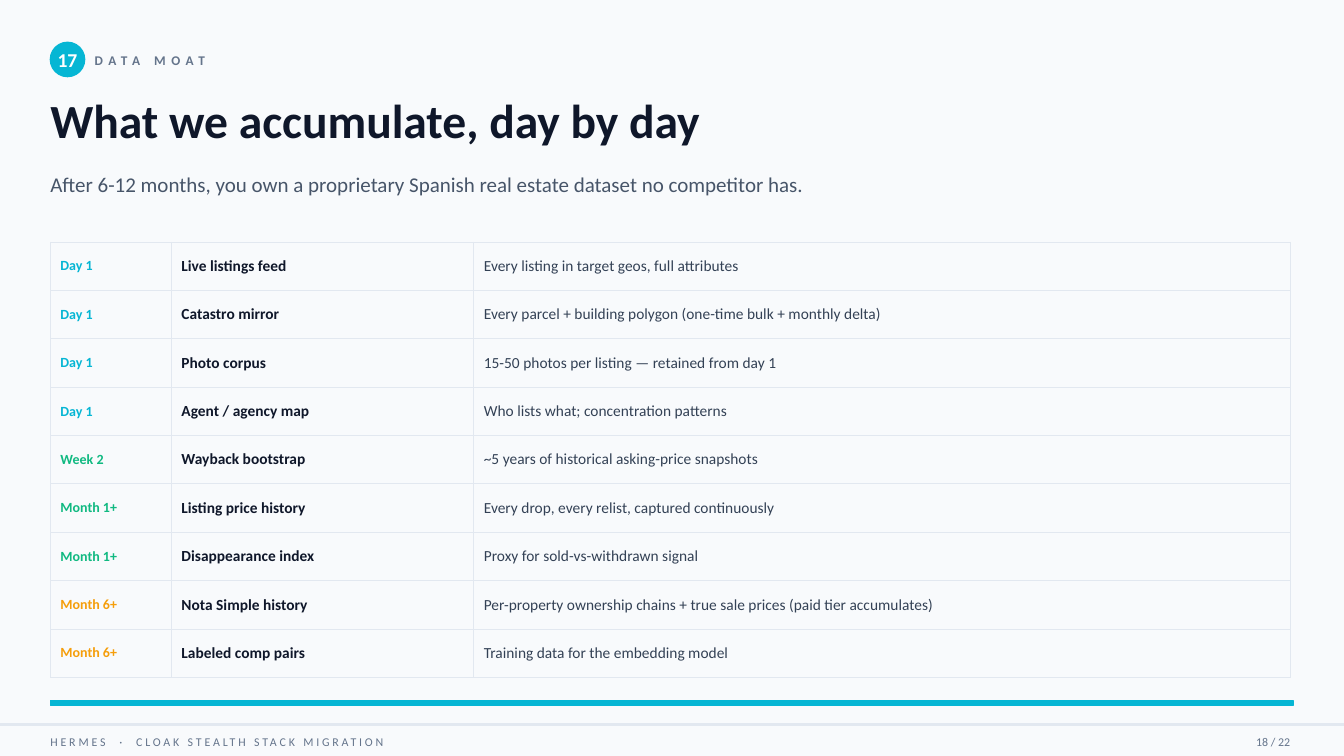
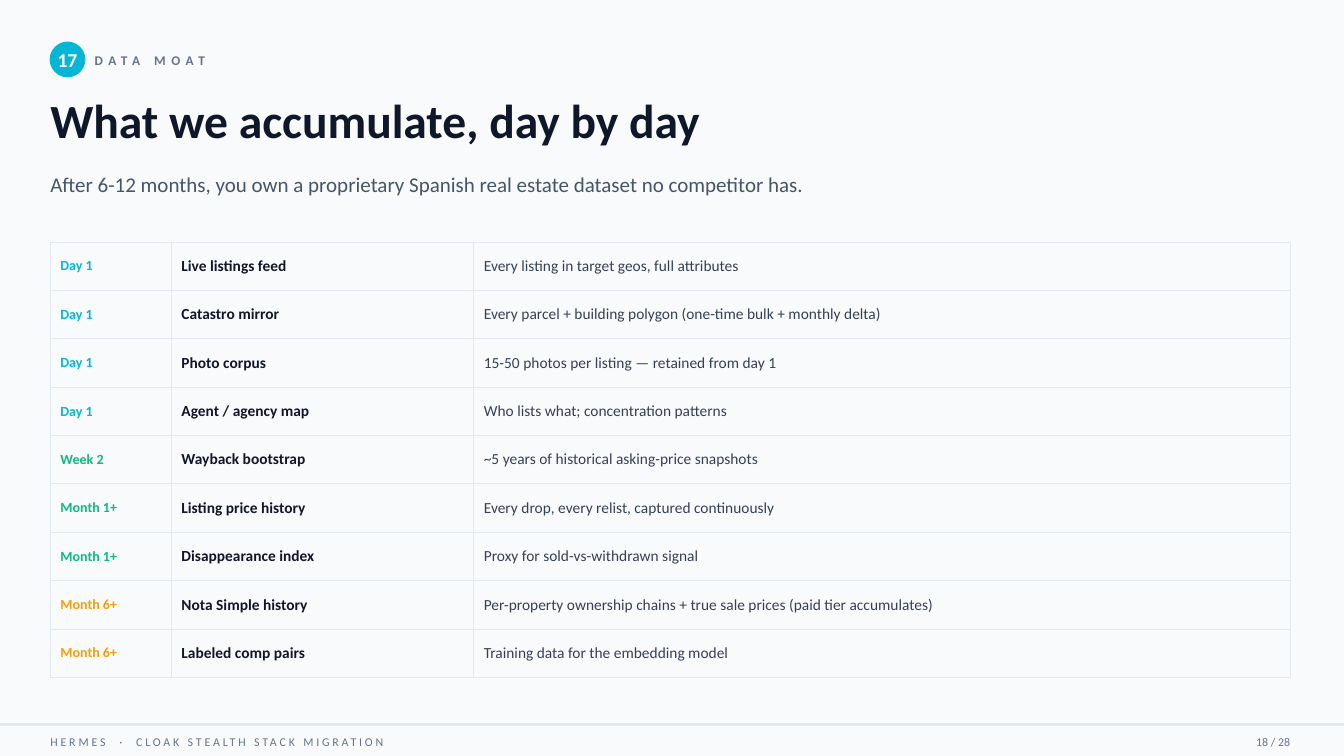
Before and after one commit to sergiocoding96/hermes-multi-agent, a slide deck: slide 18 of tower/docs/cloak-migration-brief-2026-05-17.pptx. Drawn at 1344x756 pixels with LibreOffice and Linux fonts; fonts in the diff are those of the drawing. Boxes give left, top, right and bottom in pixels: in the first picture for what was removed or moved away, otherwise in the second. Text is boxed around its words. In the diff, an @@ line names an element or a change of style, - is before the commit and + after.

```diff
--- a/tower/docs/cloak-migration-brief-2026-05-17.pptx
+++ b/tower/docs/cloak-migration-brief-2026-05-17.pptx
@@ rectangle removed at <box>50,701,1294,706</box> @@
@@ text at <box>1256,738,1290,746</box>: text changed @@
-18 / 22
+18 / 28
```
Also in this commit, not shown: 20 other slides changed, 6 slides added, 1 other file.
